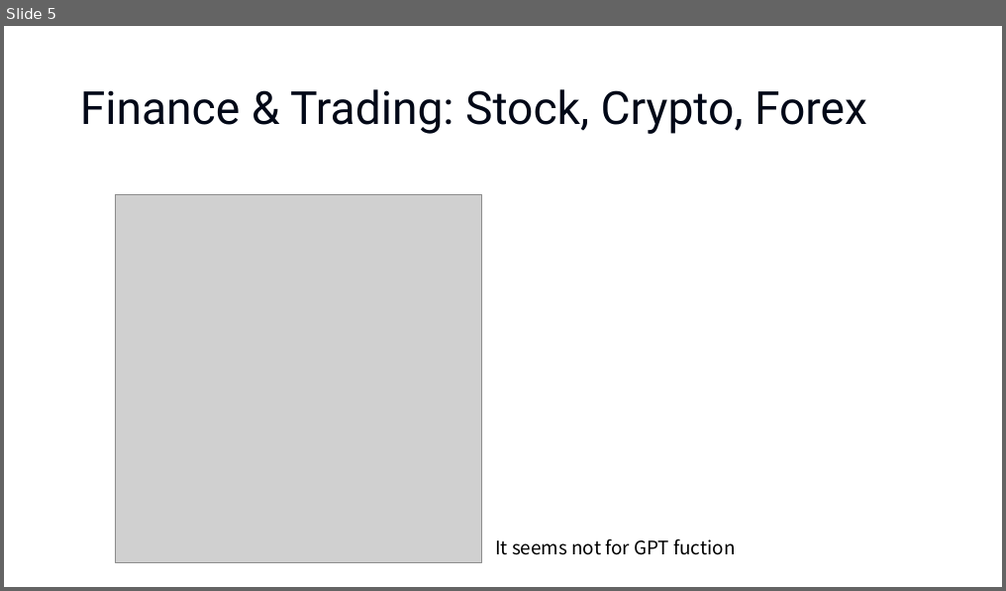
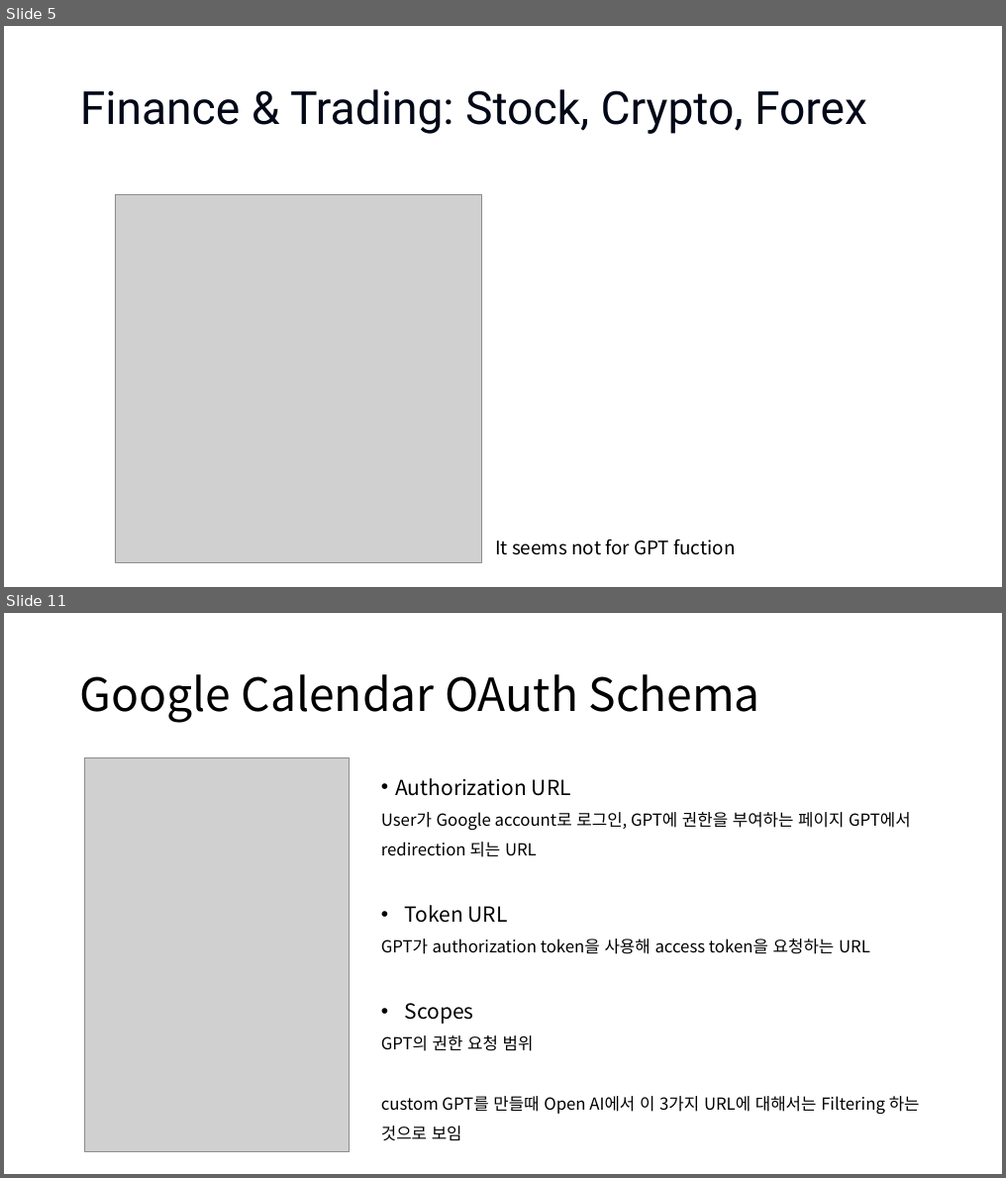
Before and after one commit to 926kaul/2024summer_IndividualStudy, a slide deck: 9주차/[0820] GPTs’ actions and Schema.pptx. Shown one above the other, each under a label of ours: slide 5 before the commit, slides 5 and 11 after it; the slides between them are not shown. The pictures are 1006x591 and 1006x1178 pixels, drawn with LibreOffice and Linux fonts; fonts in the diff are those of the drawing; grey boxes stand for pictures. Boxes give left, top, right and bottom in pixels: in the first picture for what was removed or moved away, otherwise in the second. Text is boxed around its words. In the diff, an @@ line names an element or a change of style, - is before the commit and + after.

```diff
--- a/9주차/[0820] GPTs’ actions and Schema.pptx
+++ b/9주차/[0820] GPTs’ actions and Schema.pptx
@@ slide 11 added at bbox=[4, 613, 1002, 1174], background #FFFFFF @@
@@ title added at bbox=[80, 674, 760, 723], 44 pt, text #000000 @@
+Google Calendar OAuth Schema
@@ picture added at bbox=[84, 759, 350, 1152] @@
@@ text added at bbox=[381, 778, 920, 1141], 16 pt, text #000000 @@
+• Authorization URL
+User가 Google account로 로그인, GPT에 권한을 부여하는 페이지 GPT에서 redirection 되는 URL
+• Token URL
+GPT가 authorization token을 사용해 access token을 요청하는 URL
+• Scopes
+GPT의 권한 요청 범위
+custom GPT를 만들때 Open AI에서 이 3가지 URL에 대해서는 Filtering 하는 것으로 보임
```
Also in this commit, not shown: 3 slides changed, 4 other slides added, 1 slide removed.
